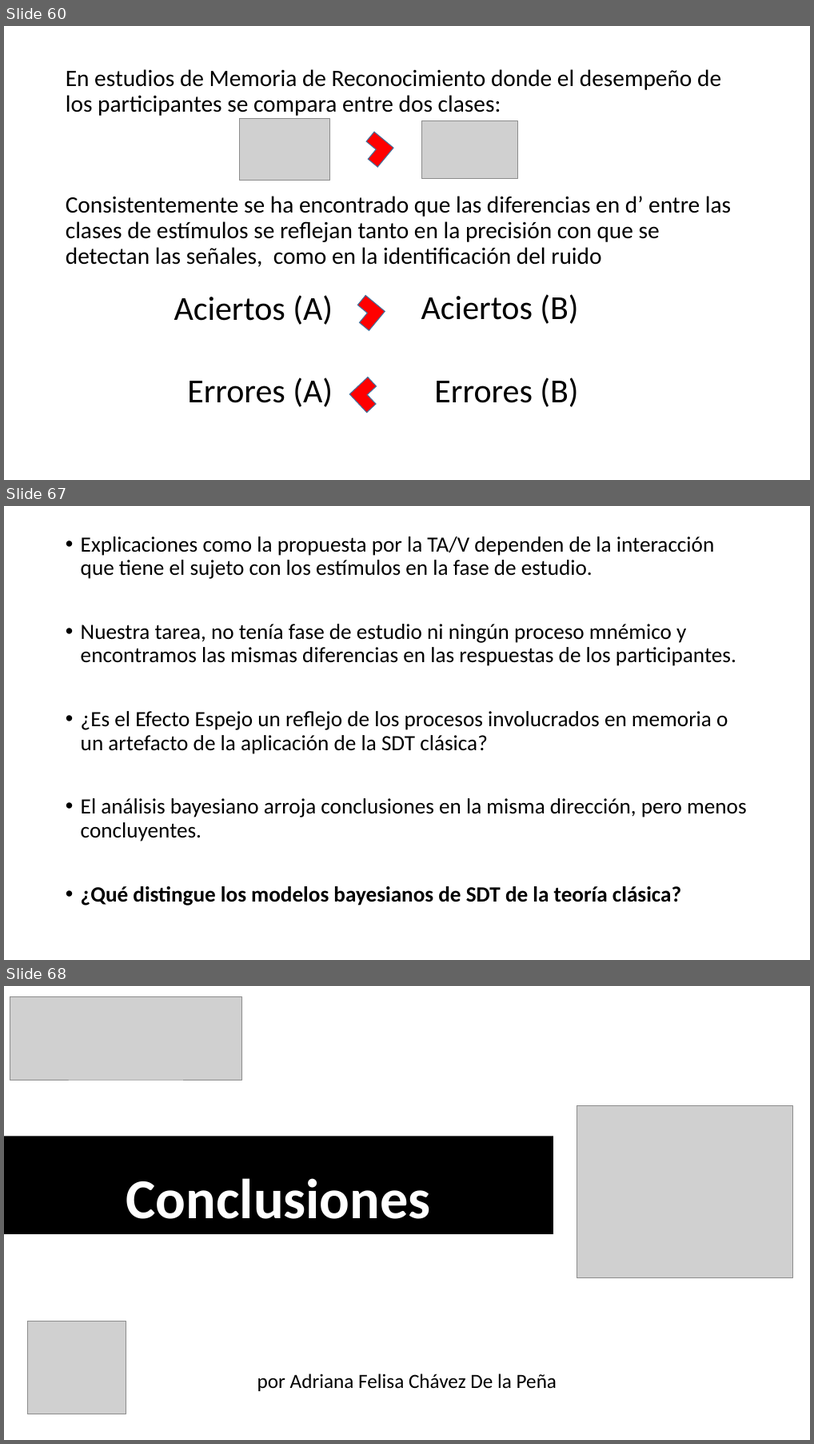
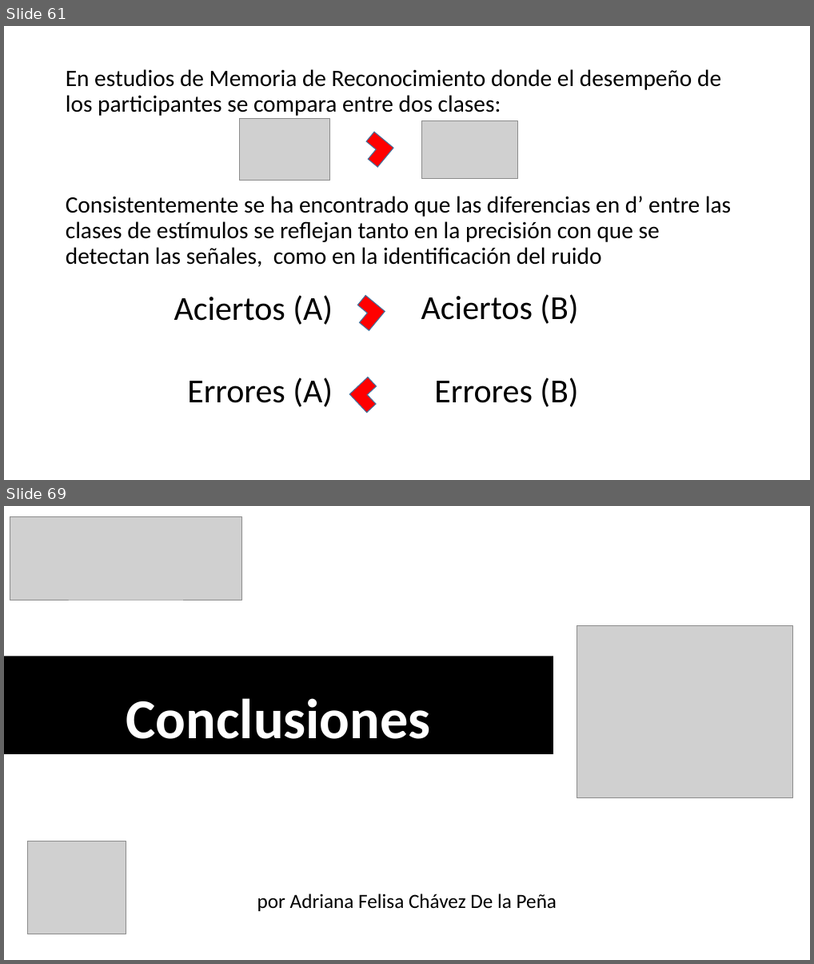
Before and after one commit to Adrifelcha/Adrifelcha, a slide deck: Tesis/Presentaciones/FINAL_Examen.pptx. Shown one above the other, each under a label of ours: slides 60, 67 and 68 before the commit, slides 61 and 69 after it; the slides between them are not shown. The pictures are 814x1444 and 814x964 pixels, drawn with LibreOffice and Linux fonts; fonts in the diff are those of the drawing; grey boxes stand for pictures. Boxes give left, top, right and bottom in pixels: in the first picture for what was removed or moved away, otherwise in the second. Text is boxed around its words. In the diff, an @@ line names an element or a change of style, - is before the commit and + after.

```diff
--- a/Tesis/Presentaciones/FINAL_Examen.pptx
+++ b/Tesis/Presentaciones/FINAL_Examen.pptx
@@ slide 67 removed at (x1=4, y1=506, x2=810, y2=960), background #FFFFFF @@
@@ text removed at (x1=81, y1=536, x2=746, y2=905) @@
-• Explicaciones como la propuesta por la TA/V dependen de la interacción que tiene el sujeto con los estímulos en la fase de estudio.
-• Nuestra tarea, no tenía fase de estudio ni ningún proceso mnémico y encontramos las mismas diferencias en las respuestas de los participantes.
-• ¿Es el Efecto Espejo un reflejo de los procesos involucrados en memoria o un artefacto de la aplicación de la SDT clásica?
-• El análisis bayesiano arroja conclusiones en la misma dirección, pero menos concluyentes.
-• ¿Qué distingue los modelos bayesianos de SDT de la teoría clásica?
@@ what was slide 60 is now slide 61 @@
@@ what was slide 68 is now slide 69 @@
```
Also in this commit, not shown: 14 slides changed, 2 slides added, 1 other file.
